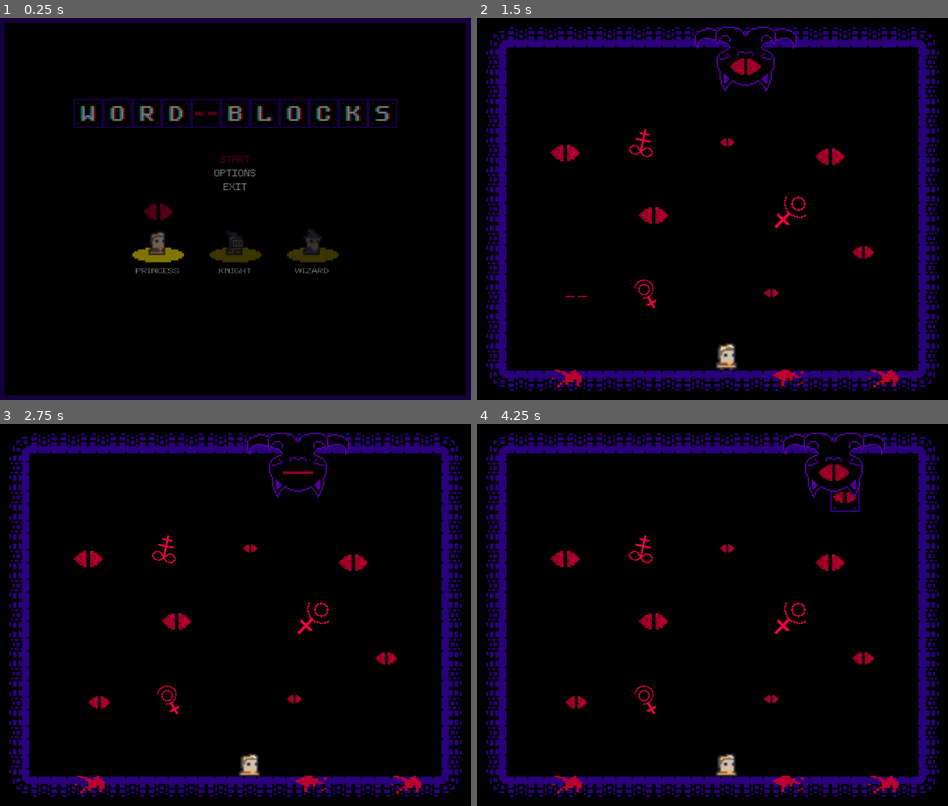
Above: before the commit, frames 1-4 (two rows, left to right).
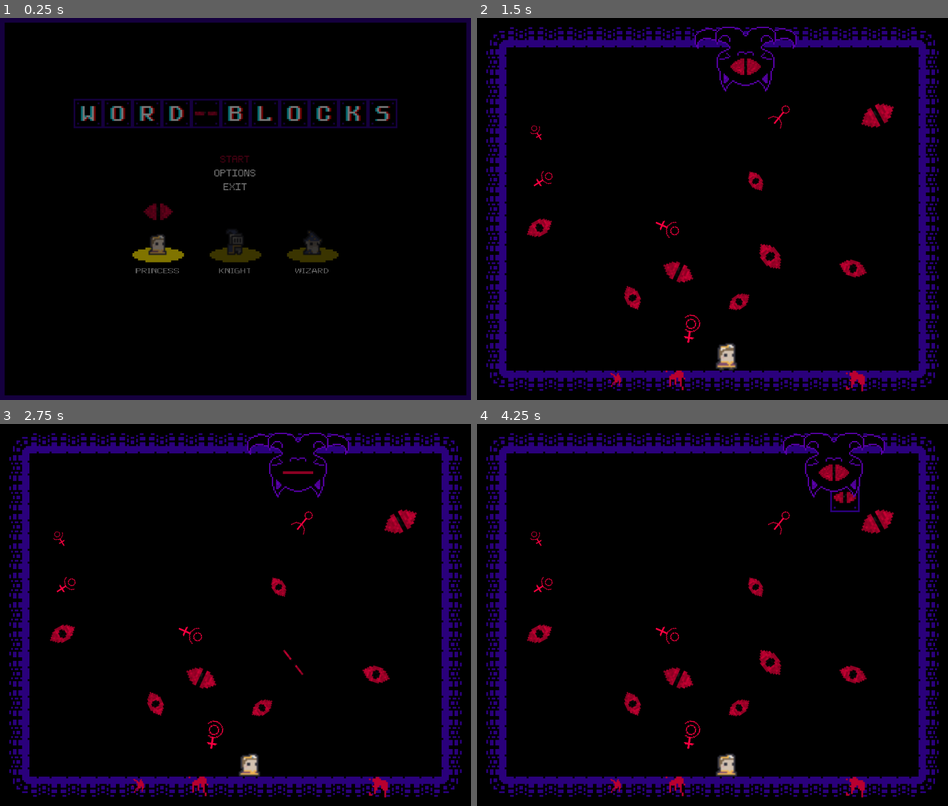
Above: after the commit, the same moments.

Repository: wlehoang/WordBlocks
Game: Godot game, scene res://main.tscn
Two runs of this game, one before a commit and one after it. Both use one fixed random seed, a clock stepped at 60 frames per second and the inputs below.
Inputs (mouse positions are in pixels of both pictures, inside the frame that each line leads up to):
- Up to frame 1 (0.25 s): no input
- Up to frame 2 (1.5 s): click "START" at 0.5 s; tap Enter at 1.25 s; move the mouse to (816, 189) at 1.27 s; hold D (move_right) from 1.28 s (still down); hold Space (pickup_or_drop) from 1.28 s (still down)
- Up to frame 3 (2.75 s): keep holding D (move_right); tap W (select_up) at 1.52, 1.82, 2.27, 2.57 s; move the mouse to (141, 634) at 2.02 s; release Space (pickup_or_drop) at 2.03 s; tap Space (pickup_or_drop) at 2.1 s
- Up to frame 4 (4.25 s): move the mouse to (759, 530) at 2.77 s; release D (move_right) at 2.78 s; hold A (move_left) 2.78-3.53 s; hold Space (pickup_or_drop) 2.78-3.53 s; move the mouse to (688, 691) at 3.52 s; hold D (move_right) from 3.53 s (still down); tap Space (pickup_or_drop) at 3.6 s; tap W (select_up) at 3.77, 4.07 s

The runs differ from the first frame. In frame 1, 0.1% of the frame differs, in the area x 31-69%, y 55-63%; in frame 2, 3.3%; in frame 3, 3.2%; in frame 4, 3.4%, in the area x 10-90%, y 22-98%.

Commit message:
randomized decorations

Diff:
--- a/levels/common/blood_splatter.gd
+++ b/levels/common/blood_splatter.gd
@@ -5,3 +5,4 @@
 	$AnimatedSprite.play("blood_splatter")
 	$AnimatedSprite.frame = randi() % 6
 	$AnimatedSprite.stop()
+	add_to_group("blood_decoration")
--- /dev/null
+++ b/levels/common/decorations.gd
@@ -0,0 +1,59 @@
+extends Node2D
+const Eyes = preload("res://levels/common/eye.tscn")
+const Blood = preload("res://levels/common/blood_splatter.tscn")
+const Symbols = preload("res://levels/common/magic_symbols.tscn")
+export var eye_range = Vector2(8, 10)
+export var blood_range = Vector2(3, 6)
+export var symbol_range = Vector2(4, 6)
+var positions = []
+
+var tile_size = Globals.tile_size
+
+func _ready():
+	positions = []
+	set_random_decorations(eye_range, "eye_decoration")
+	set_random_decorations(blood_range, "blood_decoration")
+	set_random_decorations(symbol_range, "symbol_decoration")
+
+func set_random_decorations(nrange: Vector2, deco: String):
+	randomize()
+	var num = rand_range(nrange.x, nrange.y)
+	var min_x = 2 * tile_size
+	var max_x = 14 * tile_size
+	var min_y = 2.5 * tile_size
+	var max_y = 11 * tile_size
+	for n in range(num):
+		var x = 0
+		var y = 0
+		var overlapping = true
+		while(overlapping):
+			x = rand_range(min_x, max_x)
+			y = rand_range(min_y, max_y)
+			overlapping = false
+			for pos in positions:
+				var x_diff = abs(x - pos.x)
+				var y_diff = abs(y - pos.y)
+				if x_diff < tile_size*1.5 and y_diff < tile_size*1.5:
+					overlapping = true
+					break
+		match deco:
+			"eye_decoration":
+				var new_deco = Eyes.instance()
+				var scale_value = rand_range(0.75, 1.25)
+				new_deco.scale = Vector2(scale_value, scale_value)
+				new_deco.position = Vector2(x, y)
+				new_deco.select_random_anim()
+				add_child(new_deco)
+			"blood_decoration":
+				var new_deco = Blood.instance()
+				var scale_value = rand_range(0.5, 1)
+				new_deco.scale = Vector2(scale_value, scale_value)
+				new_deco.position = Vector2(x, max_y + tile_size * 1.3)
+				add_child(new_deco)
+			"symbol_decoration":
+				var new_deco = Symbols.instance()
+				var scale_value = rand_range(0.25, 0.75)
+				new_deco.scale = Vector2(scale_value, scale_value)
+				new_deco.position = Vector2(x, y)
+				add_child(new_deco)
+		positions.append(Vector2(x, y))
--- /dev/null
+++ b/levels/common/decorations.tscn
@@ -0,0 +1,8 @@
+[gd_scene load_steps=2 format=2]
+
+[ext_resource path="res://levels/common/decorations.gd" type="Script" id=1]
+
+[node name="Decorations" type="Node2D"]
+script = ExtResource( 1 )
+
+[node name="Timer" type="Timer" parent="."]
--- a/levels/common/eye.gd
+++ b/levels/common/eye.gd
@@ -3,3 +3,14 @@
 func _ready():
 	randomize()
 	$AnimatedSprite.frame = randi() % 44
+	rotate(randi() % 360)
+	add_to_group("eye_decoration")
+
+func select_random_anim():
+	randomize()
+	var rnum = randi() % 2
+	match rnum:
+		0:
+			$AnimatedSprite.play("blink")
+		1:
+			$AnimatedSprite.play("blink_cat")
--- a/levels/common/eye.tscn
+++ b/levels/common/eye.tscn
@@ -107,5 +107,5 @@
 [node name="AnimatedSprite" type="AnimatedSprite" parent="."]
 frames = SubResource( 5 )
 animation = "blink_cat"
-frame = 16
+frame = 27
 playing = true
--- a/levels/common/magic_symbols.gd
+++ b/levels/common/magic_symbols.gd
@@ -1,5 +1,4 @@
 extends Node2D
-
 
 func _ready():
 	randomize()
@@ -7,3 +6,4 @@
 	$AnimatedSprite.frame = randi() % 6
 	$AnimatedSprite.stop()
 	rotate(randi() % 360)
+	add_to_group("symbol_decoration")
--- a/levels/common/magic_symbols.tscn
+++ b/levels/common/magic_symbols.tscn
@@ -47,5 +47,3 @@
 [node name="AnimatedSprite" type="AnimatedSprite" parent="."]
 frames = SubResource( 7 )
 animation = "symbols"
-
-[node name="FadeTimer" type="Timer" parent="."]
--- a/levels/level_1/level_1.tscn
+++ b/levels/level_1/level_1.tscn
@@ -1,13 +1,11 @@
-[gd_scene load_steps=23 format=2]
+[gd_scene load_steps=21 format=2]
 
 [ext_resource path="res://levels/level_1/level_1.gd" type="Script" id=1]
 [ext_resource path="res://entities/player/player.tscn" type="PackedScene" id=2]
 [ext_resource path="res://levels/common/assets/shadow_tileset.png" type="Texture" id=3]
-[ext_resource path="res://levels/common/eye.tscn" type="PackedScene" id=4]
+[ext_resource path="res://levels/common/decorations.tscn" type="PackedScene" id=4]
 [ext_resource path="res://resources/music/easyMode.mp3" type="AudioStream" id=5]
 [ext_resource path="res://entities/mind_cat/mind_cat.tscn" type="PackedScene" id=6]
-[ext_resource path="res://levels/common/blood_splatter.tscn" type="PackedScene" id=7]
-[ext_resource path="res://levels/common/magic_symbols.tscn" type="PackedScene" id=8]
 
 [sub_resource type="ConvexPolygonShape2D" id=3]
 points = PoolVector2Array( 0, 0, 64, 0, 64, 64, 0, 64 )
@@ -203,6 +201,9 @@
 collision_layer = 4
 collision_mask = 4
 
+[node name="Decorations" parent="." instance=ExtResource( 4 )]
+z_index = 1
+
 [node name="BlockSpawnTimer" type="Timer" parent="."]
 unique_name_in_owner = true
 wait_time = 3.0
@@ -224,58 +225,6 @@
 [node name="BonusTimer" type="Timer" parent="."]
 unique_name_in_owner = true
 one_shot = true
-
-[node name="YSort" type="YSort" parent="."]
-position = Vector2( 0, 152 )
-
-[node name="Eye1" parent="YSort" instance=ExtResource( 4 )]
-position = Vector2( 840, 360 )
-scale = Vector2( 0.75, 0.75 )
-
-[node name="Eye2" parent="YSort" instance=ExtResource( 4 )]
-position = Vector2( 544, 120 )
-scale = Vector2( 0.5, 0.5 )
-
-[node name="Eye4" parent="YSort" instance=ExtResource( 4 )]
-position = Vector2( 384, 280 )
-
-[node name="Eye3" parent="YSort" instance=ExtResource( 4 )]
-position = Vector2( 768, 152 )
-
-[node name="Eye5" parent="YSort" instance=ExtResource( 4 )]
-position = Vector2( 192, 144 )
-
-[node name="Eye6" parent="YSort" instance=ExtResource( 4 )]
-position = Vector2( 216, 456 )
-scale = Vector2( 0.75, 0.75 )
-
-[node name="Eye7" parent="YSort" instance=ExtResource( 4 )]
-position = Vector2( 640, 448 )
-scale = Vector2( 0.5, 0.5 )
-
-[node name="BloodSplatter1" parent="YSort" instance=ExtResource( 7 )]
-position = Vector2( 680, 632 )
-scale = Vector2( 1.5, 0.75 )
-
-[node name="BloodSplatter2" parent="YSort" instance=ExtResource( 7 )]
-position = Vector2( 192, 632 )
-scale = Vector2( 1.5, 0.75 )
-
-[node name="BloodSplatter3" parent="YSort" instance=ExtResource( 7 )]
-position = Vector2( 880, 632 )
-scale = Vector2( 1.5, 0.75 )
-
-[node name="MagicSymbols1" parent="YSort" instance=ExtResource( 8 )]
-position = Vector2( 368, 448 )
-scale = Vector2( 0.6, 0.6 )
-
-[node name="MagicSymbols2" parent="YSort" instance=ExtResource( 8 )]
-position = Vector2( 680, 272 )
-scale = Vector2( 0.75, 0.75 )
-
-[node name="MagicSymbols3" parent="YSort" instance=ExtResource( 8 )]
-position = Vector2( 360, 120 )
-scale = Vector2( 0.5, 0.5 )
 
 [node name="BackgroundMusic" type="AudioStreamPlayer" parent="."]
 stream = ExtResource( 5 )
--- a/main.tscn
+++ b/main.tscn
@@ -8,7 +8,7 @@
 script = ExtResource( 1 )
 
 [node name="MainMenuScreen" parent="." instance=ExtResource( 2 )]
-layer = 0
+layer = -1
 
 [node name="WordList" type="Node" parent="."]
 unique_name_in_owner = true
--- /dev/null
+++ b/resources/shaders/pixelated_glitch_shader.tres
@@ -0,0 +1,59 @@
+[gd_resource type="Shader" format=2]
+
+[resource]
+code = "shader_type canvas_item;
+
+uniform float pixel = 1.0;
+uniform vec2 red_offset = vec2(0.0, 0.0);
+uniform vec2 green_offset = vec2(0.0, 0.0);
+uniform vec2 blue_offset = vec2(0.0, 0.0);
+uniform float alpha = 1.0;
+uniform float rand_strength = 1.0;
+
+uniform vec4 affected = vec4(0.0, 0.0, 1.0, 1.0);
+
+float Hash21(vec2 p) {
+	p = fract(p*vec2(123.34, 456.21));
+	p += dot(p, p+45.32);
+
+	return fract(p.x*p.y);
+}
+
+vec2 pixelize(vec2 uv) {
+	float mult = 5000.0 / (pixel * pixel);
+	uv.x = floor(uv.x * mult) / mult;
+	uv.y = floor(uv.y * mult) / mult;
+	return uv;
+}
+
+vec4 chroma(vec2 uv, sampler2D tex) {
+	vec4 col = texture(tex, uv);
+	if (abs(red_offset.x) + abs(red_offset.y) > 0.001) {
+		col.r = texture(tex, vec2(uv.x + red_offset.x, uv.y + red_offset.y)).r;
+	}
+	if (abs(green_offset.x) + abs(green_offset.y) > 0.001) {
+		col.g = texture(tex, vec2(uv.x + green_offset.x, uv.y + green_offset.y)).g;
+	}
+	if (abs(blue_offset.x) + abs(blue_offset.y) > 0.001) {
+		col.b = texture(tex, vec2(uv.x + blue_offset.x, uv.y + blue_offset.y)).b;
+	}
+
+	return col;
+}
+
+void fragment() {
+	vec2 normal_uv = UV;
+	vec4 normal_col = texture(TEXTURE, UV);
+    if (normal_uv.x < affected.x || normal_uv.y < affected.y || normal_uv.x > affected.x + affected.z || normal_uv.y > affected.y + affected.a) {
+		COLOR = normal_col;
+	}
+	else {
+		vec2 uv = pixelize(UV);
+		vec4 col = chroma(uv, TEXTURE);
+		col.a = col.a * alpha;
+		vec2 id = floor(uv * 10.0);
+		float alpha_rand = Hash21(id + floor(TIME*10.0));
+		col = col * ( alpha_rand + (rand_strength * (1.0-alpha_rand)) );
+		COLOR = col;
+	}
+}"
--- /dev/null
+++ b/resources/shaders/vhs_crt_shader.tres
@@ -0,0 +1,232 @@
+[gd_resource type="Shader" format=2]
+
+[resource]
+code = "/*
+Shader from Godot Shaders - the free shader library.
+godotshaders.com/shader/VHS-and-CRT-monitor-effect
+
+This shader is under CC0 license. Feel free to use, improve and
+change this shader according to your needs and consider sharing
+the modified result to godotshaders.com.
+*/
+
+shader_type canvas_item;
+
+//*** IMPORTANT! ***/
+// - If you are using this shader to affect the node it is applied to set 'overlay' to false (unchecked in the instepctor).
+// - If you are using this shader as an overlay, and want the shader to affect the nodes below in the Scene hierarchy,
+//   set 'overlay' to true (checked in the inspector).
+// On Mac there is potentially a bug causing this to not work properly. If that is the case and you want to use the shader as an overlay
+// change all \"overlay ? SCREEN_TEXTURE : TEXTURE\" to only \"SCREEN_TEXTURE\" on lines 129-140, and \"vec2 uv = overlay ? warp(SCREEN_UV) : warp(UV);\"
+// to \"vec2 uv = warp(SCREEN_UV);\" on line 98.
+uniform bool overlay = false;
+
+uniform float scanlines_opacity : hint_range(0.0, 1.0) = 0.4;
+uniform float scanlines_width : hint_range(0.0, 0.5) = 0.25;
+uniform float grille_opacity : hint_range(0.0, 1.0) = 0.3;
+uniform vec2 resolution = vec2(640.0, 480.0); // Set the number of rows and columns the texture will be divided in. Scanlines and grille will make a square based on these values
+
+uniform bool pixelate = true; // Fill each square (\"pixel\") with a sampled color, creating a pixel look and a more accurate representation of how a CRT monitor would work.
+
+uniform bool roll = true;
+uniform float roll_speed = 8.0; // Positive values are down, negative are up
+uniform float roll_size : hint_range(0.0, 100.0) = 15.0;
+uniform float roll_variation : hint_range(0.1, 5.0) = 1.8; // This valie is not an exact science. You have to play around with the value to find a look you like. How this works is explained in the code below.
+uniform float distort_intensity : hint_range(0.0, 0.2) = 0.05; // The distortion created by the rolling effect.
+
+uniform float noise_opacity : hint_range(0.0, 1.0) = 0.4;
+uniform float noise_speed = 5.0; // There is a movement in the noise pattern that can be hard to see first. This sets the speed of that movement.
+
+uniform float static_noise_intensity : hint_range(0.0, 1.0) = 0.06;
+
+uniform float aberration : hint_range(-1.0, 1.0) = 0.03; // Chromatic aberration, a distortion on each color channel.
+uniform float brightness = 1.4; // When adding scanline gaps and grille the image can get very dark. Brightness tries to compensate for that.
+uniform bool discolor = true; // Add a discolor effect simulating a VHS
+
+uniform float warp_amount :hint_range(0.0, 5.0) = 1.0; // Warp the texture edges simulating the curved glass of a CRT monitor or old TV.
+uniform bool clip_warp = false;
+
+uniform float vignette_intensity = 0.4; // Size of the vignette, how far towards the middle it should go.
+uniform float vignette_opacity : hint_range(0.0, 1.0) = 0.5;
+
+// Used by the noise functin to generate a pseudo random value between 0.0 and 1.0
+vec2 random(vec2 uv){
+    uv = vec2( dot(uv, vec2(127.1,311.7) ),
+               dot(uv, vec2(269.5,183.3) ) );
+    return -1.0 + 2.0 * fract(sin(uv) * 43758.5453123);
+}
+
+// Generate a Perlin noise used by the distortion effects
+float noise(vec2 uv) {
+    vec2 uv_index = floor(uv);
+    vec2 uv_fract = fract(uv);
+
+    vec2 blur = smoothstep(0.0, 1.0, uv_fract);
+
+    return mix( mix( dot( random(uv_index + vec2(0.0,0.0) ), uv_fract - vec2(0.0,0.0) ),
+                     dot( random(uv_index + vec2(1.0,0.0) ), uv_fract - vec2(1.0,0.0) ), blur.x),
+                mix( dot( random(uv_index + vec2(0.0,1.0) ), uv_fract - vec2(0.0,1.0) ),
+                     dot( random(uv_index + vec2(1.0,1.0) ), uv_fract - vec2(1.0,1.0) ), blur.x), blur.y) * 0.5 + 0.5;
+}
+
+// Takes in the UV and warps the edges, creating the spherized effect
+vec2 warp(vec2 uv){
+	vec2 delta = uv - 0.5;
+	float delta2 = dot(delta.xy, delta.xy);
+	float delta4 = delta2 * delta2;
+	float delta_offset = delta4 * warp_amount;
+
+	return uv + delta * delta_offset;
+}
+
+// Adds a black border to hide stretched pixel created by the warp effect
+float border (vec2 uv){
+	float radius = min(warp_amount, 0.08);
+	radius = max(min(min(abs(radius * 2.0), abs(1.0)), abs(1.0)), 1e-5);
+	vec2 abs_uv = abs(uv * 2.0 - 1.0) - vec2(1.0, 1.0) + radius;
+	float dist = length(max(vec2(0.0), abs_uv)) / radius;
+	float square = smoothstep(0.96, 1.0, dist);
+	return clamp(1.0 - square, 0.0, 1.0);
+}
+
+// Adds a vignette shadow to the edges of the image
+float vignette(vec2 uv){
+	uv *= 1.0 - uv.xy;
+	float vignette = uv.x * uv.y * 15.0;
+	return pow(vignette, vignette_intensity * vignette_opacity);
+}
+
+void fragment()
+{
+	vec2 uv = overlay ? warp(SCREEN_UV) : warp(UV); // Warp the uv. uv will be used in most cases instead of UV to keep the warping
+	vec2 text_uv = uv;
+	vec2 roll_uv = vec2(0.0);
+	float time = roll ? TIME : 0.0;
+
+
+	// Pixelate the texture based on the given resolution.
+	if (pixelate)
+	{
+		text_uv = ceil(uv * resolution) / resolution;
+	}
+
+	// Create the rolling effect. We need roll_line a bit later to make the noise effect.
+	// That is why this runs if roll is true OR noise_opacity is over 0.
+	float roll_line = 0.0;
+	if (roll || noise_opacity > 0.0)
+	{
+		// Create the areas/lines where the texture will be distorted.
+		roll_line = smoothstep(0.3, 0.9, sin(uv.y * roll_size - (time * roll_speed) ) );
+		// Create more lines of a different size and apply to the first set of lines. This creates a bit of variation.
+		roll_line *= roll_line * smoothstep(0.3, 0.9, sin(uv.y * roll_size * roll_variation - (time * roll_speed * roll_variation) ) );
+		// Distort the UV where where the lines are
+		roll_uv = vec2(( roll_line * distort_intensity * (1.-UV.x)), 0.0);
+	}
+
+	vec4 text;
+	if (roll)
+	{
+		// If roll is true distort the texture with roll_uv. The texture is split up into RGB to
+		// make some chromatic aberration. We apply the aberration to the red and green channels accorging to the aberration parameter
+		// and intensify it a bit in the roll distortion.
+		text.r = texture(SCREEN_TEXTURE, text_uv + roll_uv * 0.8 + vec2(aberration, 0.0) * .1).r;
+		text.g = texture(SCREEN_TEXTURE, text_uv + roll_uv * 1.2 - vec2(aberration, 0.0) * .1 ).g;
+		text.b = texture(SCREEN_TEXTURE, text_uv + roll_uv).b;
+		text.a = 1.0;
+	}
+	else
+	{
+		// If roll is false only apply the aberration without any distorion. The aberration values are very small so the .1 is only
+		// to make the slider in the Inspector less sensitive.
+		text.r = texture(SCREEN_TEXTURE, text_uv + vec2(aberration, 0.0) * .1).r;
+		text.g = texture(SCREEN_TEXTURE, text_uv - vec2(aberration, 0.0) * .1).g;
+		text.b = texture(SCREEN_TEXTURE, text_uv).b;
+		text.a = 1.0;
+	}
+
+	float r = text.r;
+	float g = text.g;
+	float b = text.b;
+
+	uv = warp(UV);
+
+	// CRT monitors don't have pixels but groups of red, green and blue dots or lines, called grille. We isolate the texture's color channels
+	// and divide it up in 3 offsetted lines to show the red, green and blue colors next to each other, with a small black gap between.
+	if (grille_opacity > 0.0){
+
+		float g_r = smoothstep(0.85, 0.95, abs(sin(uv.x * (resolution.x * 3.14159265))));
+		r = mix(r, r * g_r, grille_opacity);
+
+		float g_g = smoothstep(0.85, 0.95, abs(sin(1.05 + uv.x * (resolution.x * 3.14159265))));
+		g = mix(g, g * g_g, grille_opacity);
+
+		float b_b = smoothstep(0.85, 0.95, abs(sin(2.1 + uv.x * (resolution.x * 3.14159265))));
+		b = mix(b, b * b_b, grille_opacity);
+
+	}
+
+	// Apply the grille to the texture's color channels and apply Brightness. Since the grille and the scanlines (below) make the image very dark you
+	// can compensate by increasing the brightness.
+	text.r = clamp(r * brightness, 0.0, 1.0);
+	text.g = clamp(g * brightness, 0.0, 1.0);
+	text.b = clamp(b * brightness, 0.0, 1.0);
+
+	// Scanlines are the horizontal lines that make up the image on a CRT monitor.
+	// Here we are actual setting the black gap between each line, which I guess is not the right definition of the word, but you get the idea
+	float scanlines = 0.5;
+	if (scanlines_opacity > 0.0)
+	{
+		// Same technique as above, create lines with sine and applying it to the texture. Smoothstep to allow setting the line size.
+		scanlines = smoothstep(scanlines_width, scanlines_width + 0.5, abs(sin(uv.y * (resolution.y * 3.14159265))));
+		text.rgb = mix(text.rgb, text.rgb * vec3(scanlines), scanlines_opacity);
+	}
+
+	// Apply the banded noise.
+	if (noise_opacity > 0.0)
+	{
+		// Generate a noise pattern that is very stretched horizontally, and animate it with noise_speed
+		float noise = smoothstep(0.4, 0.5, noise(uv * vec2(2.0, 200.0) + vec2(10.0, (TIME * (noise_speed))) ) );
+
+		// We use roll_line (set above) to define how big the noise should be vertically (multiplying cuts off all black parts).
+		// We also add in some basic noise with random() to break up the noise pattern above. The noise is sized according to
+		// the resolution value set in the inspector. If you don't like this look you can
+		// change \"ceil(uv * resolution) / resolution\" to only \"uv\" to make it less pixelated. Or multiply resolution with som value
+		// greater than 1.0 to make them smaller.
+		roll_line *= noise * scanlines * clamp(random((ceil(uv * resolution) / resolution) + vec2(TIME * 0.8, 0.0)).x + 0.8, 0.0, 1.0);
+		// Add it to the texture based on noise_opacity
+		text.rgb = clamp(mix(text.rgb, text.rgb + roll_line, noise_opacity), vec3(0.0), vec3(1.0));
+	}
+
+	// Apply static noise by generating it over the whole screen in the same way as above
+	if (static_noise_intensity > 0.0)
+	{
+		text.rgb += clamp(random((ceil(uv * resolution) / resolution) + fract(TIME)).x, 0.0, 1.0) * static_noise_intensity;
+	}
+
+	// Apply a black border to hide imperfections caused by the warping.
+	// Also apply the vignette
+	text.rgb *= border(uv);
+	text.rgb *= vignette(uv);
+	// Hides the black border and make that area transparent. Good if you want to add the the texture on top an image of a TV or monitor.
+	if (clip_warp)
+	{
+		text.a = border(uv);
+	}
+
+	// Apply discoloration to get a VHS look (lower saturation and higher contrast)
+	// You can play with the values below or expose them in the Inspector.
+	float saturation = 0.5;
+	float contrast = 1.2;
+	if (discolor)
+	{
+		// Saturation
+		vec3 greyscale = vec3(text.r + text.g + text.b) / 3.;
+		text.rgb = mix(text.rgb, greyscale, saturation);
+
+		// Contrast
+		float midpoint = pow(0.5, 2.2);
+		text.rgb = (text.rgb - vec3(midpoint)) * contrast + midpoint;
+	}
+
+	COLOR = text;
+}"
--- a/ui/menus/main_menu_screen.gd
+++ b/ui/menus/main_menu_screen.gd
@@ -22,6 +22,7 @@
 		add_child(block)
 	handle_character_select()
 	$Eye.get_node("AnimatedSprite").play("blink_cat")
+	$Eye.rotation = 0
 
 func handle_character_select():
 	match selected_character:
--- a/ui/menus/main_menu_screen.tscn
+++ b/ui/menus/main_menu_screen.tscn
@@ -129,6 +129,7 @@
 
 [node name="MainMenuScreen" type="CanvasLayer"]
 pause_mode = 2
+layer = 0
 script = ExtResource( 2 )
 scene_name = "main"
 
@@ -212,7 +213,7 @@
 unique_name_in_owner = true
 frames = SubResource( 13 )
 animation = "idle"
-frame = 3
+frame = 1
 playing = true
 
 [node name="CollisionShape2D" type="CollisionShape2D" parent="PrincessArea"]
@@ -255,7 +256,7 @@
 unique_name_in_owner = true
 frames = SubResource( 18 )
 animation = "idle"
-frame = 1
+frame = 3
 playing = true
 
 [node name="CollisionShape2D" type="CollisionShape2D" parent="KnightArea"]
@@ -298,7 +299,7 @@
 unique_name_in_owner = true
 frames = SubResource( 23 )
 animation = "idle"
-frame = 3
+frame = 1
 playing = true
 
 [node name="CollisionShape2D" type="CollisionShape2D" parent="WizardArea"]
--- a/ui/transition.gd
+++ b/ui/transition.gd
@@ -1,6 +1,6 @@
 extends CanvasLayer
 
-onready var animation_player := $AnimationPlayer
+onready var animation_player := $"%TransitionAnimations"
 
 func _ready() -> void:
 	fade_out()
--- a/ui/transition.tscn
+++ b/ui/transition.tscn
@@ -23,12 +23,13 @@
 script = ExtResource( 1 )
 
 [node name="TransitionRect" type="ColorRect" parent="."]
-modulate = Color( 0, 0, 0, 0 )
+modulate = Color( 0, 0, 0, 1 )
 anchor_right = 1.0
 anchor_bottom = 1.0
 mouse_filter = 2
 color = Color( 0, 0, 0, 1 )
 
-[node name="AnimationPlayer" type="AnimationPlayer" parent="."]
-root_node = NodePath("../..")
+[node name="TransitionAnimations" type="AnimationPlayer" parent="TransitionRect"]
+unique_name_in_owner = true
+root_node = NodePath("../../..")
 "anims/Fade In" = SubResource( 1 )
Binary file added: resources/shaders/rgba-noise-medium.png
Not shown, added: resources/shaders/rgba-noise-medium.png.import
